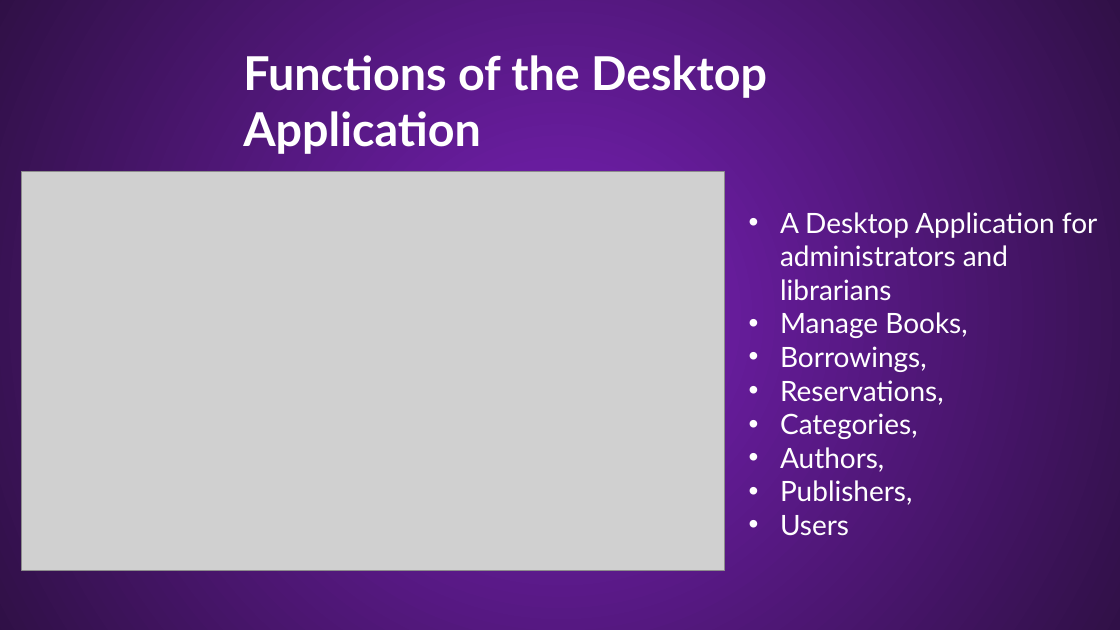
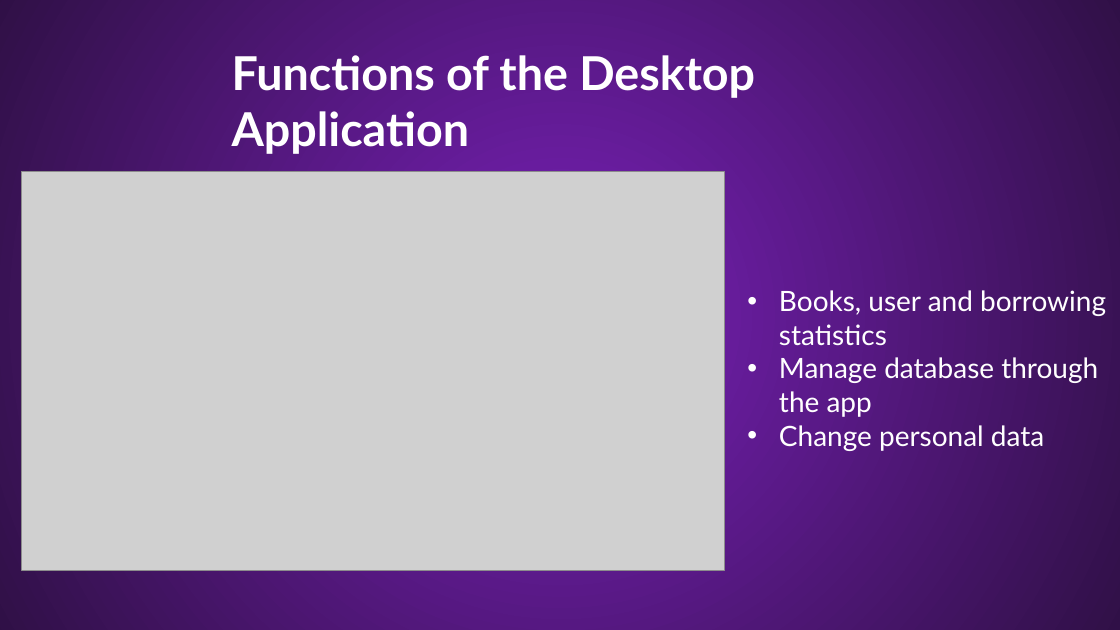
Before and after one commit to Palacsinta002/LMS, a slide deck: slide 10 of Presentation/LMS Presentation.pptx (slide 9 before the commit). Drawn at 1120x630 pixels with LibreOffice and Linux fonts; fonts in the diff are those of the drawing; grey boxes stand for pictures; background and template pictures are left out. Boxes give left, top, right and bottom in pixels: in the first picture for what was removed or moved away, otherwise in the second. Text is boxed around its words. In the diff, an @@ line names an element or a change of style, - is before the commit and + after.

Commit message:
2025-04-01 08:52:42

```diff
--- a/Presentation/LMS Presentation.pptx
+++ b/Presentation/LMS Presentation.pptx
@@ text "Functions of the Desktop Application": place and size @@
-text "Functions of the Desktop Application" at box(243, 55, 767, 154)
+text "Functions of the Desktop Application" at box(232, 55, 755, 154)
@@ text at box(779, 290, 1106, 451): text changed @@
-• A Desktop Application for administrators and librarians
-• Manage Books,
-• Borrowings,
-• Reservations,
-• Categories,
-• Authors,
-• Publishers,
-• Users
+• Books, user and borrowing statistics
+• Manage database through the app
+• Change personal data
```
Also in this commit, not shown: 4 other slides changed, 1 slide added.
